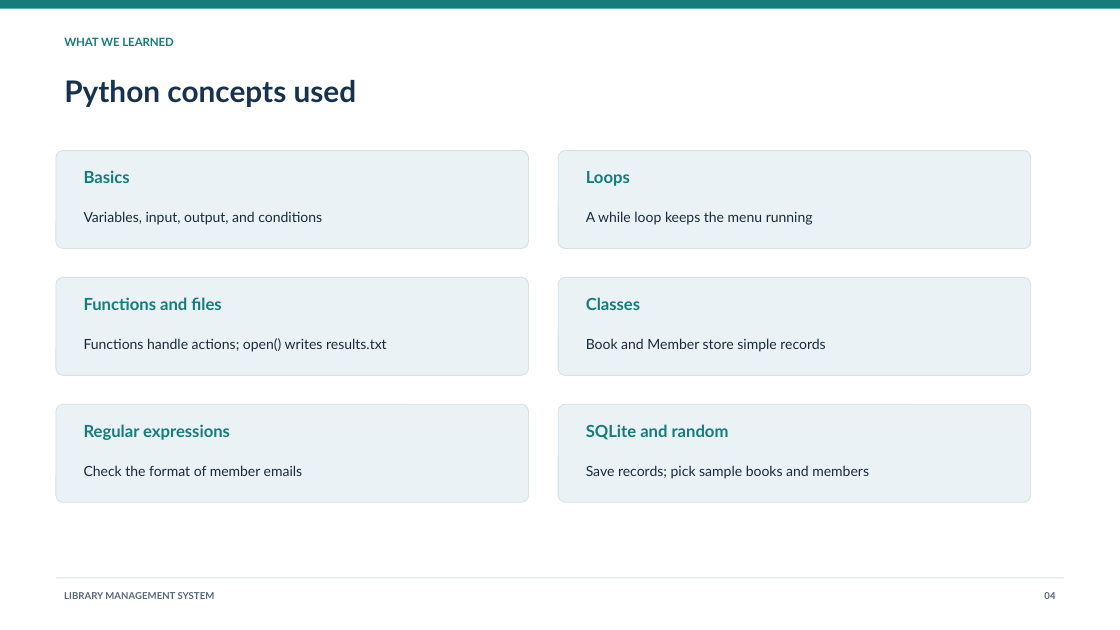
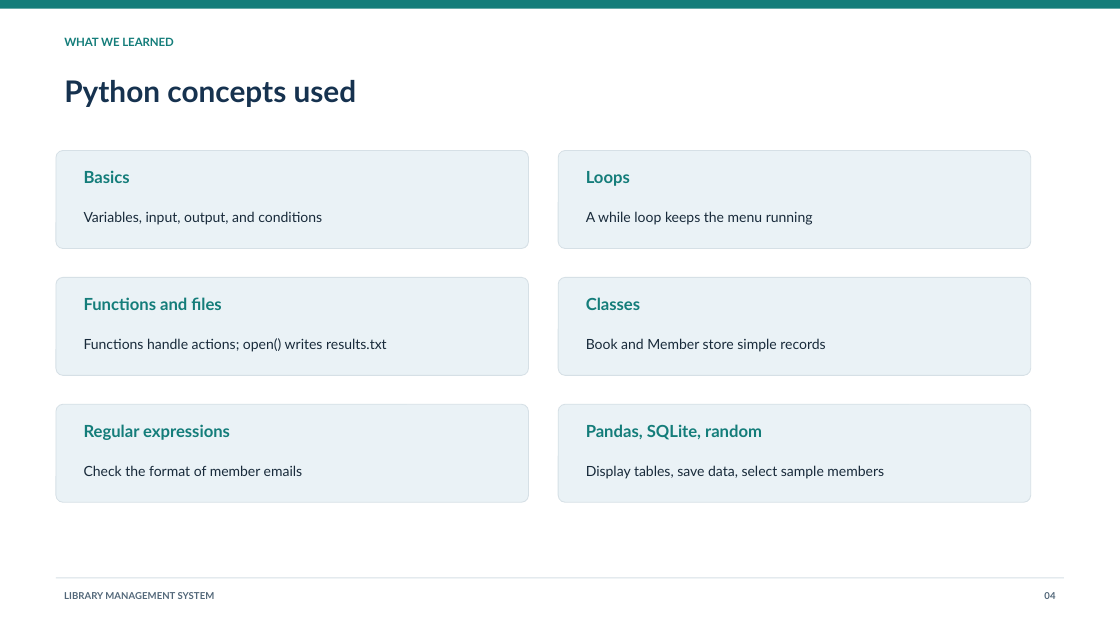
Before and after one commit to KuanyshAsker/PP2_Midterm_Project, a slide deck: slide 4 of ProjectPresentation.pptx. Drawn at 1120x630 pixels with LibreOffice and Linux fonts; fonts in the diff are those of the drawing. Boxes give left, top, right and bottom in pixels: in the first picture for what was removed or moved away, otherwise in the second. Text is boxed around its words. In the diff, an @@ line names an element or a change of style, - is before the commit and + after.

Commit message:
Use pandas for console record tables

```diff
--- a/ProjectPresentation.pptx
+++ b/ProjectPresentation.pptx
@@ text at bbox=[586, 424, 762, 440]: text changed @@
-SQLite and random
+Pandas, SQLite, random
@@ text at bbox=[586, 465, 884, 479]: text changed @@
-Save records; pick sample books and members
+Display tables, save data, select sample members
```
Also in this commit, not shown: 5 other files.
